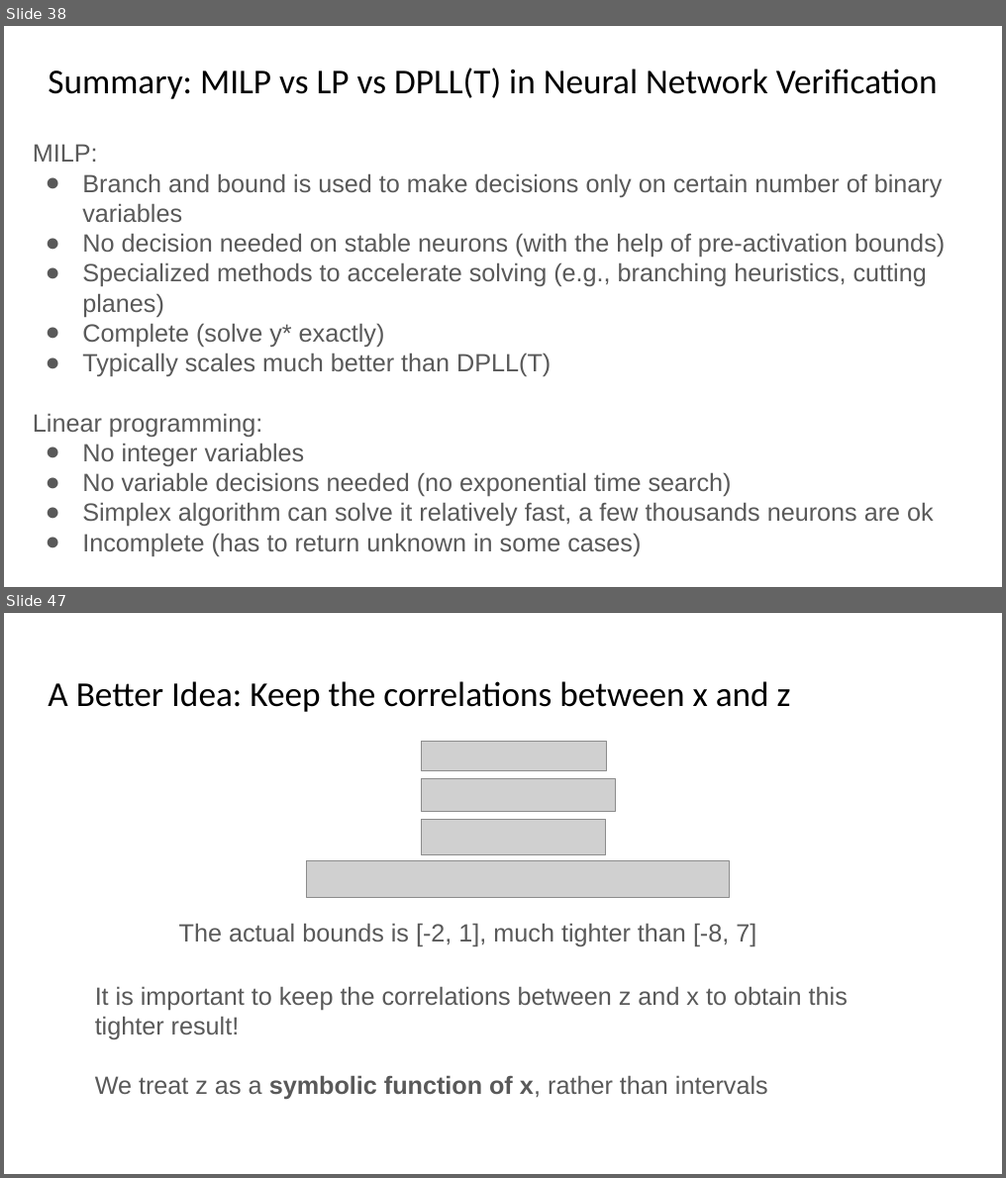
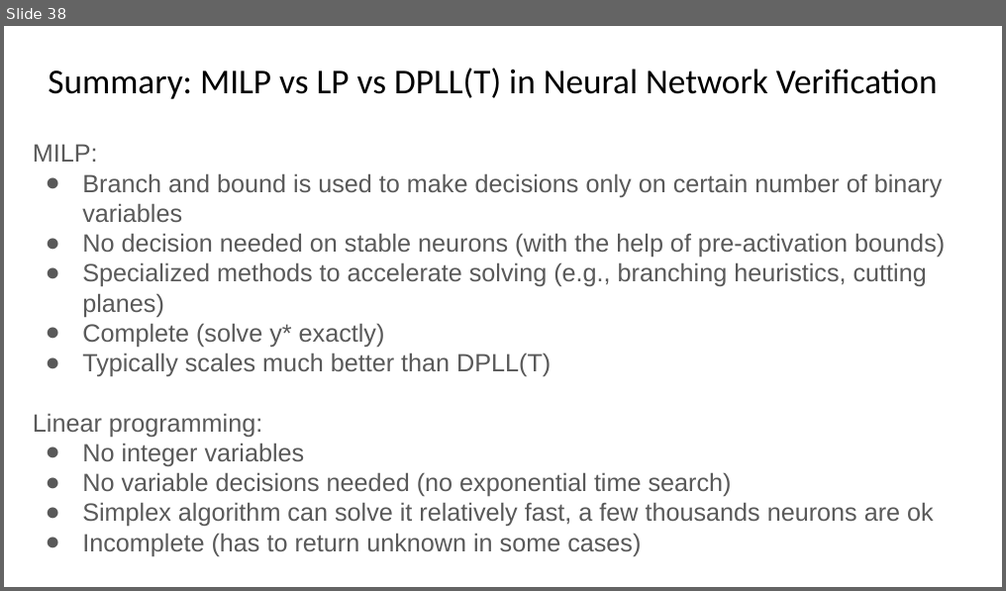
Before and after one commit to sayanmitracode/cpsbooksite, a slide deck: Slides/2025/L8_NNV_LPMIP_bounds.pptx. Shown one above the other, each under a label of ours: slides 38 and 47 before the commit, slide 38 after it; the slides between them are not shown. The pictures are 1006x1178 and 1006x591 pixels, drawn with LibreOffice and Linux fonts; fonts in the diff are those of the drawing; grey boxes stand for pictures. Boxes give left, top, right and bottom in pixels: in the first picture for what was removed or moved away, otherwise in the second. Text is boxed around its words. In the diff, an @@ line names an element or a change of style, - is before the commit and + after.

```diff
--- a/Slides/2025/L8_NNV_LPMIP_bounds.pptx
+++ b/Slides/2025/L8_NNV_LPMIP_bounds.pptx
@@ slide 47 removed at bbox=[4, 613, 1002, 1174], background #FFFFFF @@
@@ title removed at bbox=[48, 681, 791, 712] @@
-A Better Idea: Keep the correlations between x and z
@@ picture removed at bbox=[421, 741, 606, 770] @@
@@ picture removed at bbox=[421, 778, 615, 812] @@
@@ picture removed at bbox=[421, 819, 606, 856] @@
@@ picture removed at bbox=[306, 861, 730, 898] @@
@@ text removed at bbox=[179, 923, 756, 947] @@
-The actual bounds is [-2, 1], much tighter than [-8, 7]
@@ text removed at bbox=[95, 986, 847, 1099] @@
-It is important to keep the correlations between z and x to obtain this tighter result!
-We treat z as a symbolic function of x, rather than intervals
```
Also in this commit, not shown: 74 other slides removed, 3 other files.
